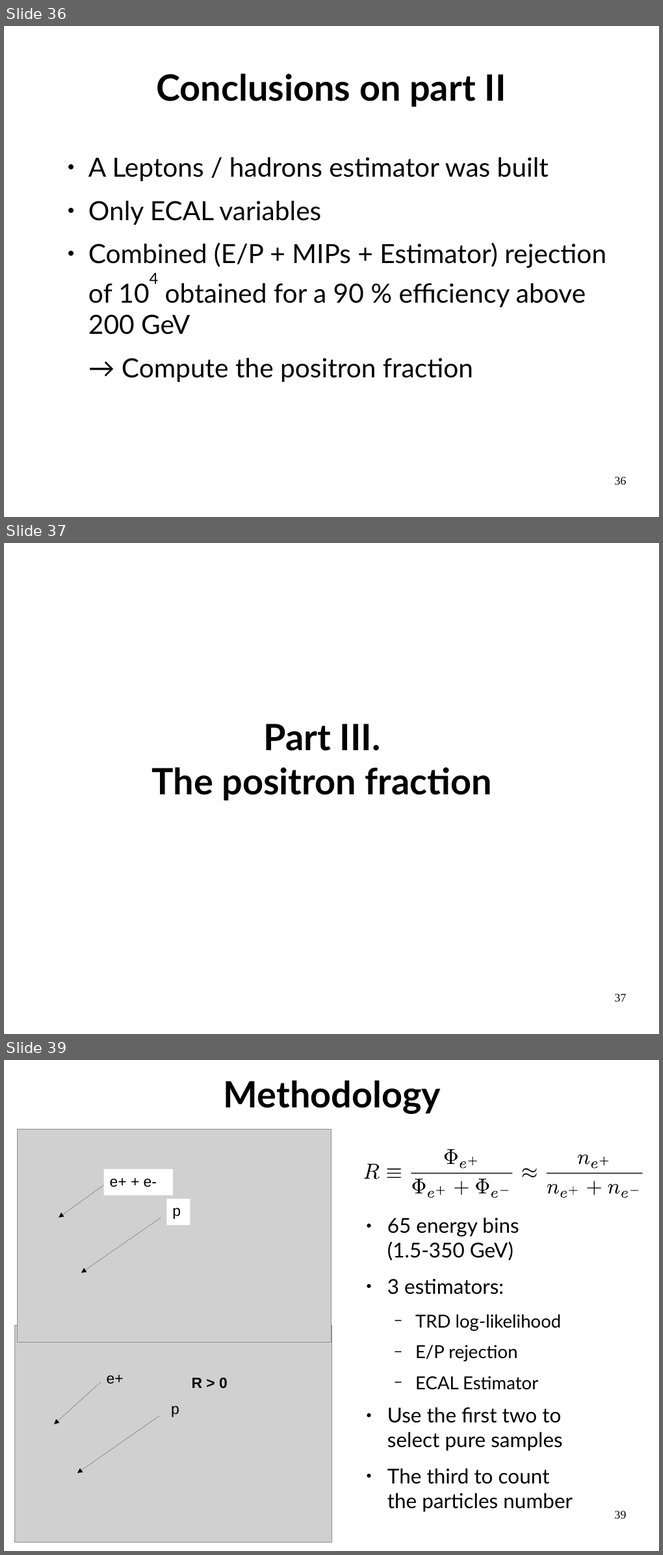
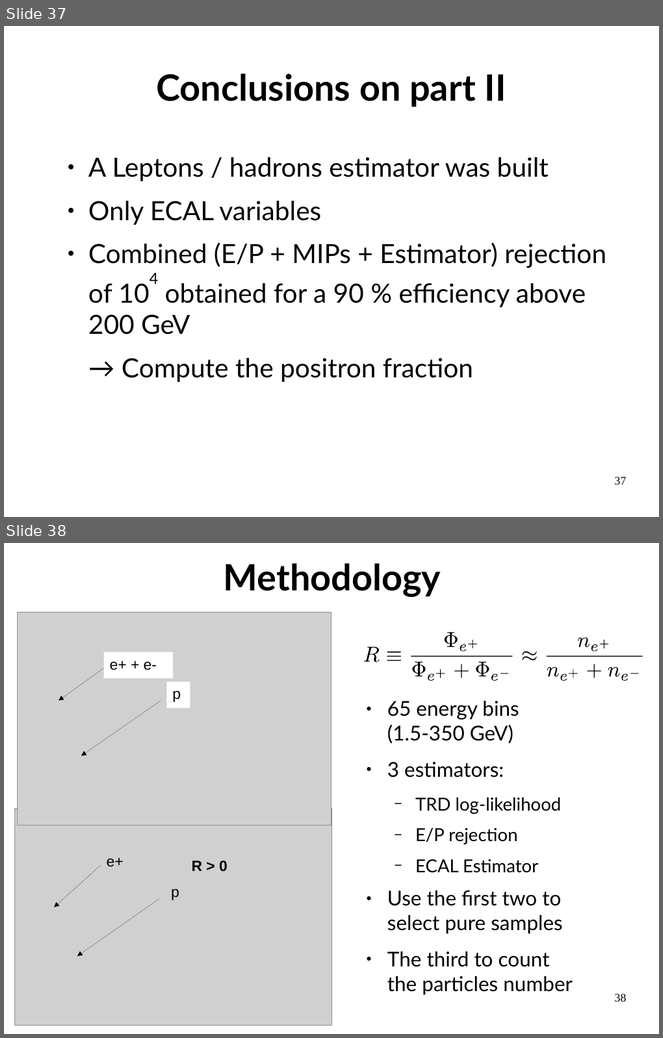
Before and after one commit to LBasara/LBasara.github.io, a slide deck: Defense.odp. Shown one above the other, each under a label of ours: slides 36, 37 and 39 before the commit, slides 37 and 38 after it; the slides between them are not shown. The pictures are 663x1555 and 663x1038 pixels, drawn with LibreOffice and Linux fonts; fonts in the diff are those of the drawing; grey boxes stand for pictures. Boxes give left, top, right and bottom in pixels: in the first picture for what was removed or moved away, otherwise in the second. Text is boxed around its words. In the diff, an @@ line names an element or a change of style, - is before the commit and + after.

```diff
--- a/Defense.odp
+++ b/Defense.odp
@@ slide 37 removed at bbox=[4, 543, 659, 1034], background #FFFFFF @@
@@ title removed at bbox=[152, 724, 492, 801] @@
-Part III.
-The positron fraction
@@ page number removed at bbox=[615, 994, 627, 1002] @@
-37
@@ what was slide 36 is now slide 37 @@
@@ page number at bbox=[615, 477, 627, 485]: text changed @@
-36
+37
@@ what was slide 39 is now slide 38 @@
@@ page number at bbox=[615, 994, 627, 1002]: text changed @@
-39
+38
```
Also in this commit, not shown: 15 slides changed, 4 slides added, 3 other slides removed, 43 other files.
